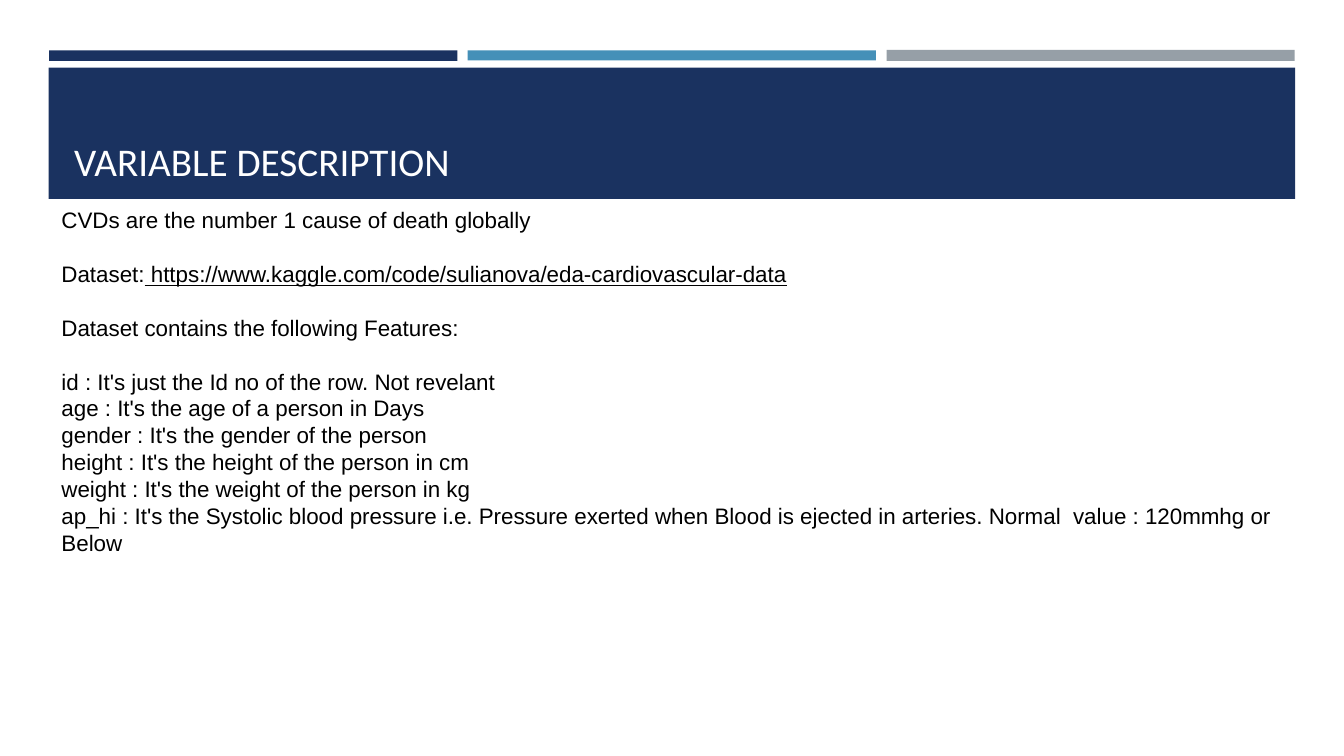
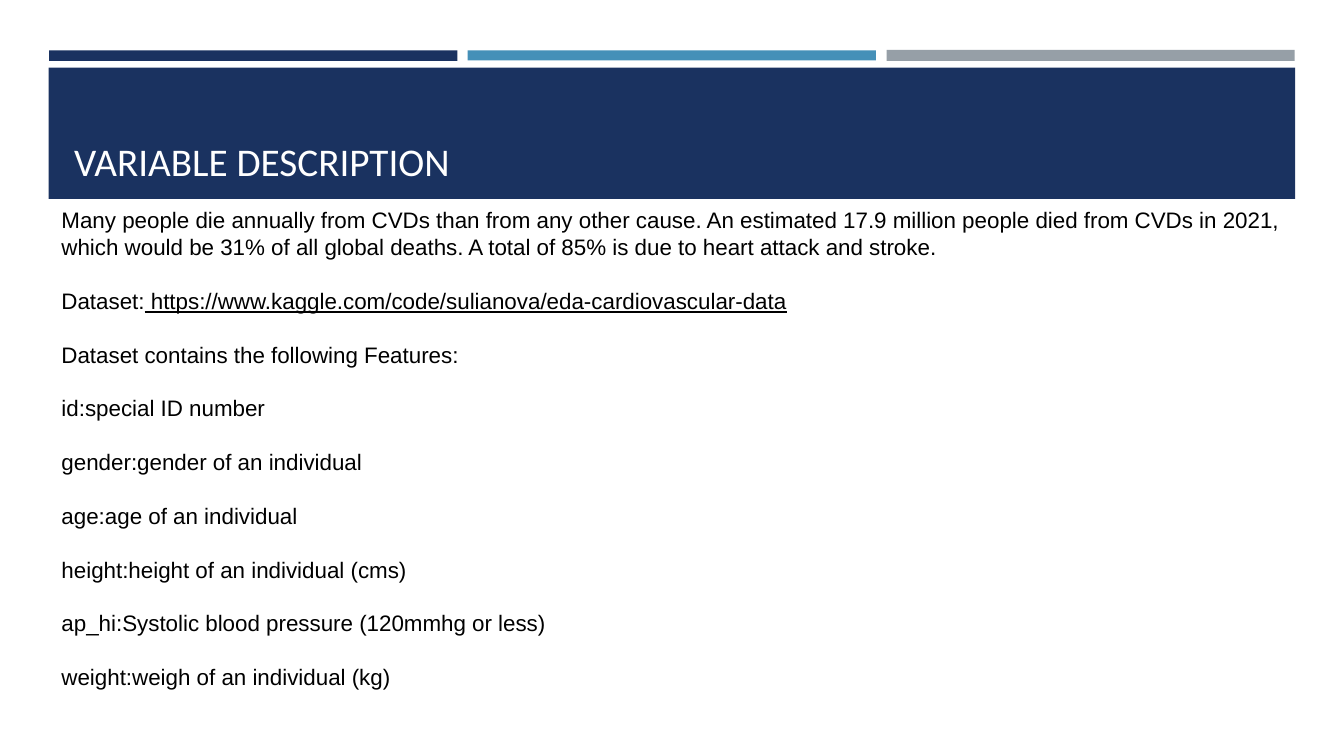
Before and after one commit to DrItauma-NU/cvd_detection_final_project, a slide deck: slide 4 of data-science-and-cardiovascular-diseases-cvds.pptx. Drawn at 1344x756 pixels with LibreOffice and Linux fonts; fonts in the diff are those of the drawing. Boxes give left, top, right and bottom in pixels: in the first picture for what was removed or moved away, otherwise in the second. Text is boxed around its words. In the diff, an @@ line names an element or a change of style, - is before the commit and + after.

```diff
--- a/data-science-and-cardiovascular-diseases-cvds.pptx
+++ b/data-science-and-cardiovascular-diseases-cvds.pptx
@@ text at [61,211,1279,260]: text changed @@
-CVDs are the number 1 cause of death globally
+Many people die annually from CVDs than from any other cause. An estimated 17.9 million people died from CVDs in 2021, which would be 31% of all global deaths. A total of 85% is due to heart attack and stroke.
@@ text at [61,399,545,690]: text changed @@
-id : It's just the Id no of the row. Not revelant
-age : It's the age of a person in Days
-gender : It's the gender of the person
-height : It's the height of the person in cm
-weight : It's the weight of the person in kg
-ap_hi : It's the Systolic blood pressure i.e. Pressure exerted when Blood is ejected in arteries. Normal value : 120mmhg or Below
+id:special ID number
+gender:gender of an individual
+age:age of an individual
+height:height of an individual (cms)
+ap_hi:Systolic blood pressure (120mmhg or less)
+weight:weigh of an individual (kg)
```
Also in this commit, not shown: 2 other slides changed, 2 other files.
